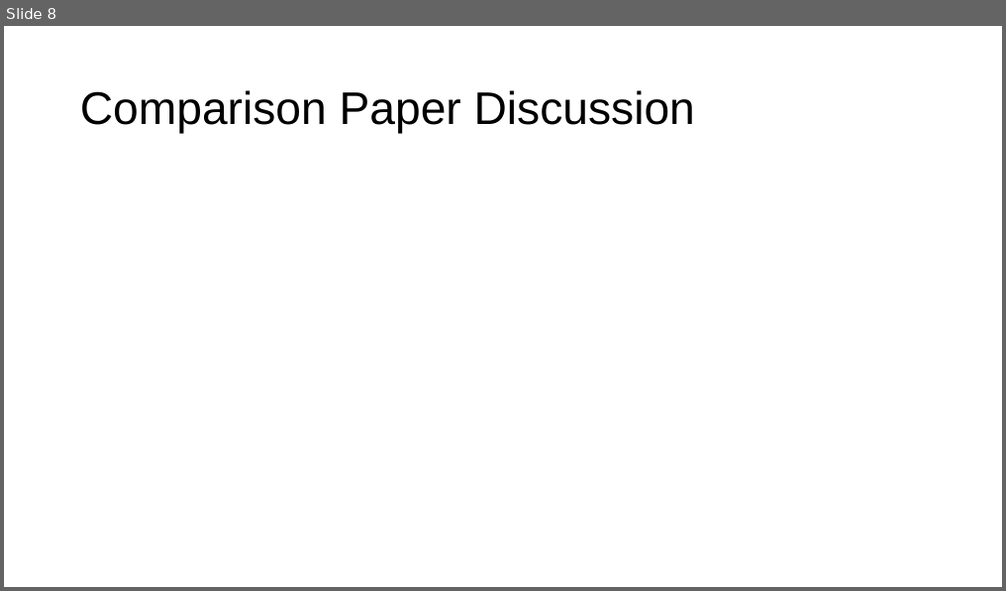
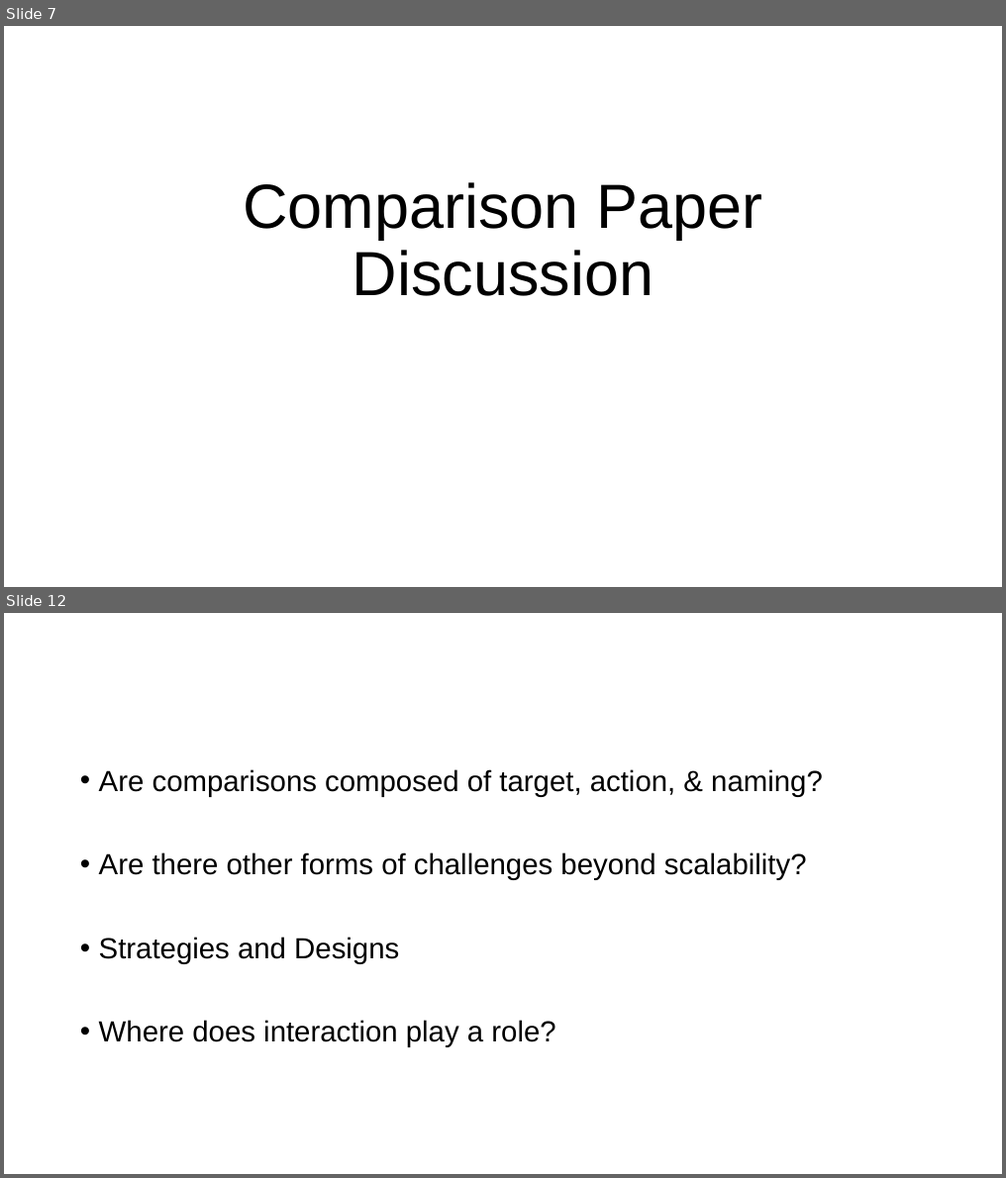
Before and after one commit to columbiaviz/columbiaviz.github.io, a slide deck: 2020s_w6998/lecs/05_tasks.pptx. Shown one above the other, each under a label of ours: slide 8 before the commit, slides 7 and 12 after it; the slides between them are not shown. The pictures are 1006x591 and 1006x1178 pixels, drawn with LibreOffice and Linux fonts; fonts in the diff are those of the drawing. Boxes give left, top, right and bottom in pixels: in the first picture for what was removed or moved away, otherwise in the second. Text is boxed around its words. In the diff, an @@ line names an element or a change of style, - is before the commit and + after.

```diff
--- a/2020s_w6998/lecs/05_tasks.pptx
+++ b/2020s_w6998/lecs/05_tasks.pptx
@@ slide 12 added at (4, 613, 1002, 1174), background #FFFFFF @@
@@ text added at (99, 769, 823, 1048), 28 pt, text #000000 @@
+• Are comparisons composed of target, action, & naming?
+• Are there other forms of challenges beyond scalability?
+• Strategies and Designs
+• Where does interaction play a role?
@@ what was slide 8 is now slide 7 @@
@@ slide 7 changed as well @@
@@ title "Comparison Paper Discussion": place and size @@
-title "Comparison Paper Discussion" at (80, 90, 695, 134)
+title "Comparison Paper Discussion" at (243, 182, 762, 296)
@@ title "Comparison Paper Discussion" at (243, 182, 762, 296): size 44 to 60 pt; alignment left to centre; vertical alignment middle to bottom @@
```
Also in this commit, not shown: 2 other slides changed, 8 other slides added, 5 slides removed.
